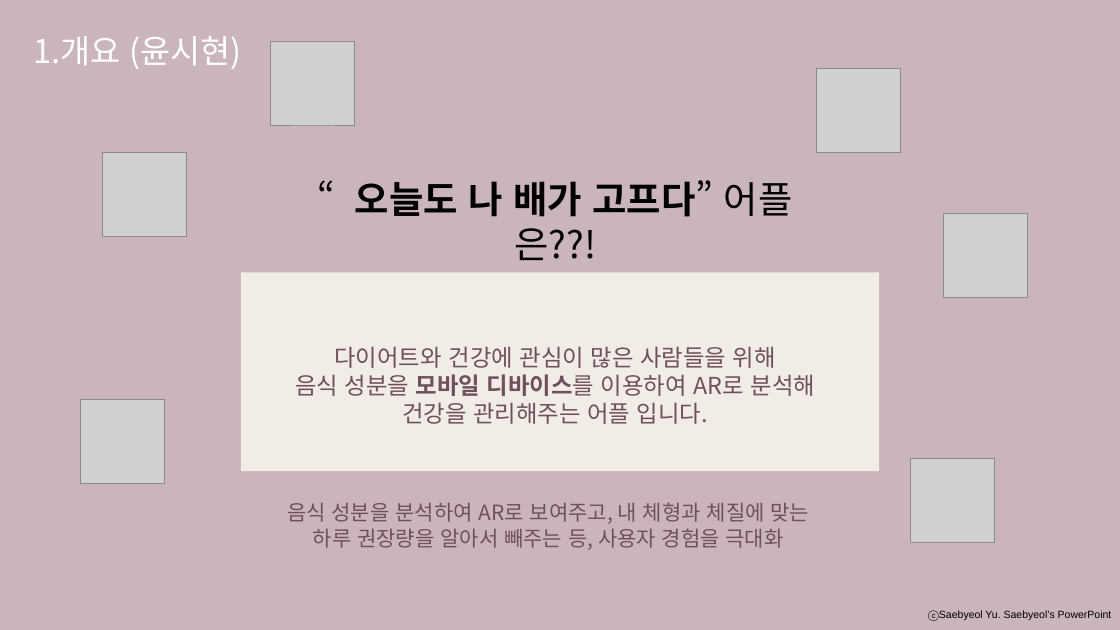
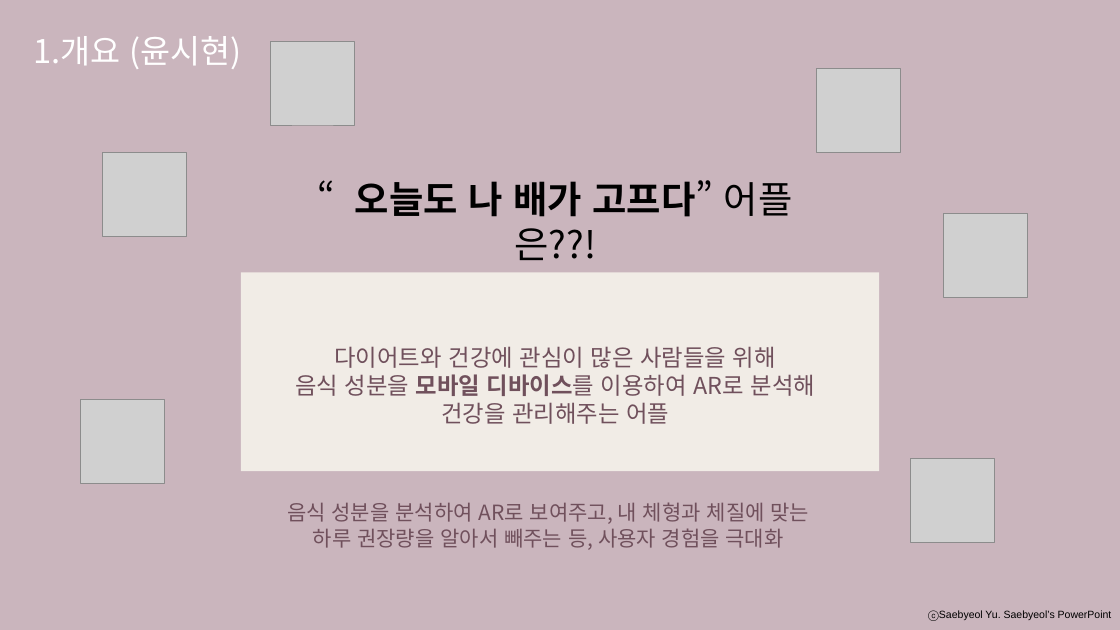
Before and after one commit to developerYHLee/University_Homework, a slide deck: slide 3 of 기말과제.pptx. Drawn at 1120x630 pixels with LibreOffice and Linux fonts; fonts in the diff are those of the drawing; grey boxes stand for pictures. Boxes give left, top, right and bottom in pixels: in the first picture for what was removed or moved away, otherwise in the second. Text is boxed around its words. In the diff, an @@ line names an element or a change of style, - is before the commit and + after.

```diff
--- a/기말과제.pptx
+++ b/기말과제.pptx
@@ text at box(441, 402, 669, 424): text changed @@
-건강을 관리해주는 어플 입니다.
+건강을 관리해주는 어플
```
